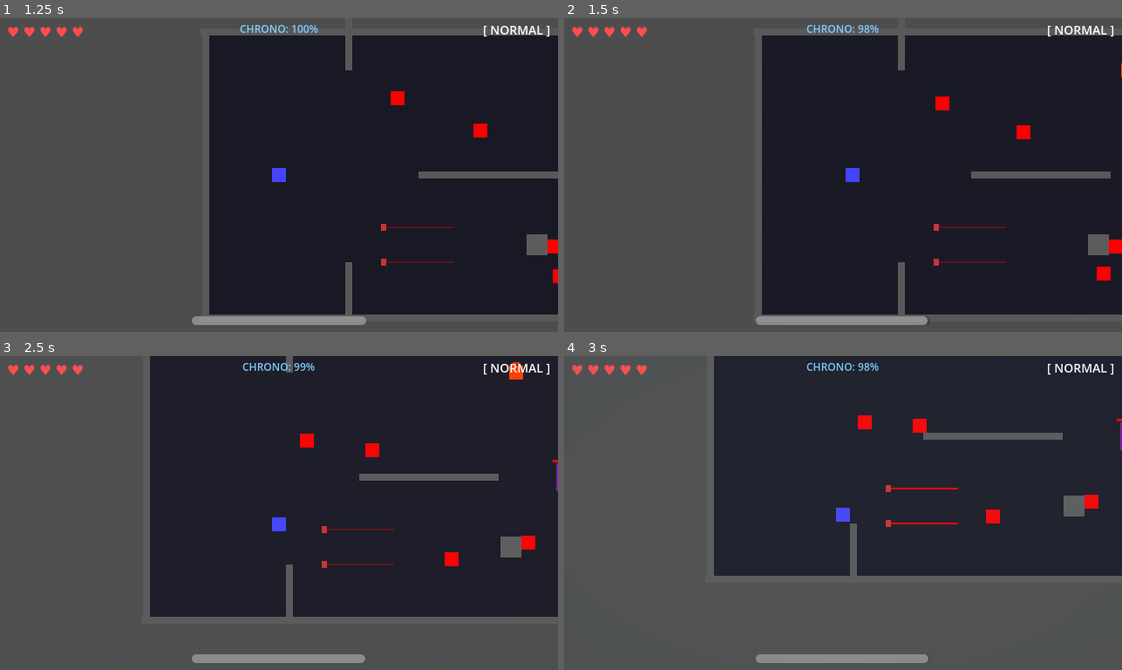
Above: before the commit, frames 1-4 (two rows, left to right).
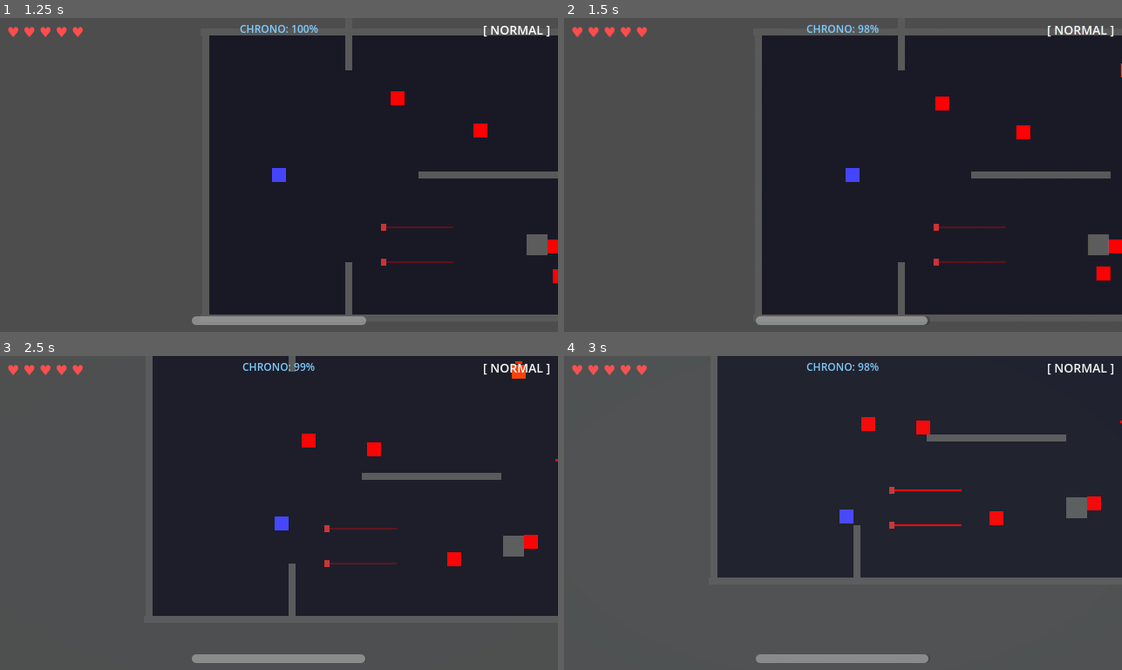
Above: after the commit, the same moments.

Repository: scarf-y/Polychron
Game: Godot game, scene res://scenes/ui/main_menu.tscn
The game is run twice, just before and just after one commit, with the same random seed, the same clock (stepped at 60 frames per second) and the same inputs.
Inputs (mouse positions are in pixels of both pictures, inside the frame that each line leads up to):
- Up to frame 1 (1.25 s): click "ENTER THE FACILITY" at 0.5 s
- Up to frame 2 (1.5 s): move the mouse to (965, 159) at 1.27 s; hold D (move_right) from 1.28 s (still down); tap E (time_erase) at 1.35 s
- Up to frame 3 (2.5 s): tap Shift (time_slow) at 1.55, 2.1 s; move the mouse to (167, 528) at 2.02 s; release D (move_right) at 2.03 s; hold S (move_down) from 2.03 s (still down); tap Space (time_stop) at 2.3 s
- Up to frame 4 (3 s): move the mouse to (898, 443) at 2.77 s; release S (move_down) at 2.78 s; hold D (move_right) from 2.78 s (still down); tap Space (time_stop) at 2.85 s

Frame 1 is identical in both runs. In frame 2, 0.2% of the frame differs, in the area x 1-100%, y 1-84%; in frame 3, 1.5%; in frame 4, 2.1%, in the area x 26-100%, y 0-71%.

Commit message:
fix: register GameJuice as an autoload in project.godot

Diff:
--- /dev/null
+++ b/assets/shaders/chromatic_aberration.gdshader
@@ -0,0 +1,37 @@
+shader_type canvas_item;
+
+// Chromatic Aberration — separates R/B channels at screen edges.
+// Makes the world look "broken" during Time Erase.
+
+uniform sampler2D screen_texture : hint_screen_texture, filter_linear_mipmap;
+uniform float intensity : hint_range(0.0, 1.0) = 0.0;
+uniform float aberration_amount : hint_range(0.0, 0.02) = 0.008;
+uniform float time_val : hint_range(0.0, 1000.0) = 0.0;
+
+void fragment() {
+    vec2 uv = SCREEN_UV;
+
+    // Distance from center — aberration is stronger at edges
+    float dist_from_center = length(uv - vec2(0.5)) * 2.0;
+    float edge_factor = smoothstep(0.2, 1.0, dist_from_center);
+
+    // Animate the aberration slightly
+    float animated_amount = aberration_amount * (1.0 + sin(time_val * 3.0) * 0.3);
+    float offset = animated_amount * edge_factor * intensity;
+
+    // Direction of aberration (radial from center)
+    vec2 dir = normalize(uv - vec2(0.5));
+
+    // Sample each channel with offset
+    float r = textureLod(screen_texture, uv + dir * offset, 0.0).r;
+    float g = textureLod(screen_texture, uv, 0.0).g;
+    float b = textureLod(screen_texture, uv - dir * offset, 0.0).b;
+
+    vec3 final_color = vec3(r, g, b);
+
+    // Slight static noise for "broken" feel
+    float noise = fract(sin(dot(uv * time_val, vec2(12.9898, 78.233))) * 43758.5453);
+    final_color += vec3(noise * 0.03) * intensity;
+
+    COLOR = vec4(final_color, intensity * 0.95);
+}
--- a/project.godot
+++ b/project.godot
@@ -18,6 +18,7 @@
 [autoload]
 
 TimeManager="*res://scripts/time_manager.gd"
+GameJuice="*res://scripts/game_juice.gd"
 
 [display]
 
--- a/scenes/effects/time_effect.tscn
+++ b/scenes/effects/time_effect.tscn
@@ -1,9 +1,10 @@
-[gd_scene load_steps=8 format=3]
+[gd_scene format=3 uid="uid://j4yeg2dwgw8m"]
 
-[ext_resource type="Script" path="res://scripts/time_effect.gd" id="1_script"]
-[ext_resource type="Shader" path="res://assets/shaders/time_stop_inversion.gdshader" id="2_stop_shader"]
-[ext_resource type="Shader" path="res://assets/shaders/time_slow_tint.gdshader" id="3_slow_shader"]
-[ext_resource type="Shader" path="res://assets/shaders/time_erase_ghost.gdshader" id="4_erase_shader"]
+[ext_resource type="Script" uid="uid://c7lu1rwhiod6k" path="res://scripts/time_effect.gd" id="1_script"]
+[ext_resource type="Shader" uid="uid://dfkn0vsdcotgk" path="res://assets/shaders/time_stop_inversion.gdshader" id="2_stop_shader"]
+[ext_resource type="Shader" uid="uid://bkqjruasrurpc" path="res://assets/shaders/time_slow_tint.gdshader" id="3_slow_shader"]
+[ext_resource type="Shader" uid="uid://bdtbrr6yr5317" path="res://assets/shaders/time_erase_ghost.gdshader" id="4_erase_shader"]
+[ext_resource type="Shader" path="res://assets/shaders/chromatic_aberration.gdshader" id="5_chromatic_shader"]
 
 [sub_resource type="ShaderMaterial" id="stop_mat"]
 shader = ExtResource("2_stop_shader")
@@ -20,11 +21,17 @@
 shader_parameter/intensity = 0.0
 shader_parameter/time_val = 0.0
 
-[node name="TimeEffect" type="CanvasLayer"]
+[sub_resource type="ShaderMaterial" id="chromatic_mat"]
+shader = ExtResource("5_chromatic_shader")
+shader_parameter/intensity = 0.0
+shader_parameter/aberration_amount = 0.008
+shader_parameter/time_val = 0.0
+
+[node name="TimeEffect" type="CanvasLayer" unique_id=1049450155]
 layer = 100
 script = ExtResource("1_script")
 
-[node name="StopEffect" type="ColorRect" parent="."]
+[node name="StopEffect" type="ColorRect" parent="." unique_id=214111415]
 visible = false
 material = SubResource("stop_mat")
 anchors_preset = 15
@@ -34,7 +41,7 @@
 grow_vertical = 2
 mouse_filter = 2
 
-[node name="SlowEffect" type="ColorRect" parent="."]
+[node name="SlowEffect" type="ColorRect" parent="." unique_id=969582911]
 visible = false
 material = SubResource("slow_mat")
 anchors_preset = 15
@@ -44,7 +51,7 @@
 grow_vertical = 2
 mouse_filter = 2
 
-[node name="EraseEffect" type="ColorRect" parent="."]
+[node name="EraseEffect" type="ColorRect" parent="." unique_id=1632147955]
 visible = false
 material = SubResource("erase_mat")
 anchors_preset = 15
@@ -53,3 +60,13 @@
 grow_horizontal = 2
 grow_vertical = 2
 mouse_filter = 2
+
+[node name="ChromaticEffect" type="ColorRect" parent="."]
+visible = false
+material = SubResource("chromatic_mat")
+anchors_preset = 15
+anchor_right = 1.0
+anchor_bottom = 1.0
+grow_horizontal = 2
+grow_vertical = 2
+mouse_filter = 2
--- a/scripts/bullet.gd
+++ b/scripts/bullet.gd
@@ -66,10 +66,12 @@
 	if body.is_in_group("player") and is_enemy_bullet:
 		if body.has_method("take_damage"):
 			body.take_damage(1)
+		GameJuice.screen_shake(3.0, 1.2)
 		queue_free()
 	elif body.is_in_group("enemies") and not is_enemy_bullet:
 		if body.has_method("take_damage"):
 			body.take_damage(1)
+		GameJuice.hit_impact()  # Hitstop + shake on every hit
 		queue_free()
 	else:
 		# Hit a wall or environment
--- /dev/null
+++ b/scripts/game_juice.gd
@@ -0,0 +1,112 @@
+extends Node
+
+## GameJuice — Global VFX utility for hitstop and screen shake.
+## Autoloaded as "GameJuice".
+
+# --- Hitstop ---
+var _hitstop_active: bool = false
+var _saved_time_scale: float = 1.0
+
+# --- Screen Shake ---
+var _shake_camera: Camera2D = null
+var _shake_intensity: float = 0.0
+var _shake_decay: float = 8.0
+var _shake_offset: Vector2 = Vector2.ZERO
+
+func _process(delta: float) -> void:
+	_process_shake(delta)
+
+# =========================
+# HITSTOP
+# =========================
+## Brief time freeze that makes hits feel heavy.
+## duration_real = actual real-world seconds (not affected by time_scale)
+func hitstop(duration_real: float = 0.08, freeze_scale: float = 0.05) -> void:
+	if _hitstop_active:
+		return  # Don't stack hitstops
+
+	_hitstop_active = true
+	_saved_time_scale = Engine.time_scale
+	Engine.time_scale = freeze_scale
+
+	# Wait in real time (not game time)
+	await get_tree().create_timer(duration_real * freeze_scale).timeout
+
+	# Restore previous time scale (respect TimeManager state)
+	Engine.time_scale = _saved_time_scale
+	_hitstop_active = false
+
+	# Re-sync with TimeManager in case state changed during hitstop
+	match TimeManager.current_state:
+		TimeManager.TimeState.NORMAL:
+			Engine.time_scale = 1.0
+		TimeManager.TimeState.STOPPED:
+			Engine.time_scale = 1.0
+		TimeManager.TimeState.SLOWED:
+			Engine.time_scale = 0.2
+		TimeManager.TimeState.ERASED:
+			Engine.time_scale = 1.0
+
+# =========================
+# SCREEN SHAKE
+# =========================
+## Shake the active camera. Higher intensity = bigger shake.
+## x_bias makes horizontal shake stronger for cinematic feel.
+func screen_shake(intensity: float = 4.0, x_bias: float = 1.5) -> void:
+	_shake_intensity = intensity
+
+	# Find the active camera
+	var viewport := get_viewport()
+	if viewport:
+		_shake_camera = viewport.get_camera_2d()
+
+	# Apply x_bias by storing it for the shake calculation
+	if _shake_camera:
+		_shake_camera.set_meta("x_bias", x_bias)
+
+func _process_shake(delta: float) -> void:
+	if not _shake_camera or _shake_intensity <= 0.01:
+		if _shake_camera:
+			_shake_camera.offset = Vector2.ZERO
+		return
+
+	var x_bias: float = 1.5
+	if _shake_camera.has_meta("x_bias"):
+		x_bias = _shake_camera.get_meta("x_bias")
+
+	# Random shake with x-axis bias
+	_shake_offset = Vector2(
+		randf_range(-_shake_intensity, _shake_intensity) * x_bias,
+		randf_range(-_shake_intensity, _shake_intensity)
+	)
+
+	_shake_camera.offset = _shake_offset
+
+	# Decay the shake
+	_shake_intensity = lerpf(_shake_intensity, 0.0, delta * _shake_decay)
+
+	if _shake_intensity < 0.1:
+		_shake_intensity = 0.0
+		_shake_camera.offset = Vector2.ZERO
+
+# =========================
+# CONVENIENCE COMBOS
+# =========================
+## Hit impact: hitstop + small shake. Call when a bullet hits an enemy.
+func hit_impact() -> void:
+	hitstop(0.08, 0.05)
+	screen_shake(3.0, 1.5)
+
+## Big impact: longer hitstop + heavy shake. Call on boss hits or explosions.
+func big_impact() -> void:
+	hitstop(0.12, 0.02)
+	screen_shake(6.0, 2.0)
+
+## Time stop activation: dramatic shake.
+func time_stop_impact() -> void:
+	screen_shake(5.0, 1.8)
+
+## Death impact: maximum drama.
+func death_impact() -> void:
+	hitstop(0.15, 0.01)
+	screen_shake(8.0, 2.0)
--- a/scripts/player.gd
+++ b/scripts/player.gd
@@ -55,6 +55,7 @@
 	if Input.is_action_just_pressed("time_stop") and TimeManager.can_use_ability():
 		_active_ability = TimeManager.TimeState.STOPPED
 		TimeManager.change_time_state(TimeManager.TimeState.STOPPED)
+		GameJuice.time_stop_impact()  # Screen shake on activation
 		modulate = Color.CYAN
 	elif Input.is_action_just_released("time_stop") and _active_ability == TimeManager.TimeState.STOPPED:
 		_return_to_normal()
--- a/scripts/stalker_enemy.gd
+++ b/scripts/stalker_enemy.gd
@@ -75,5 +75,6 @@
 
 func _die() -> void:
 	is_dead = true
+	GameJuice.big_impact()
 	enemy_died.emit(self)
 	queue_free()
--- a/scripts/time_effect.gd
+++ b/scripts/time_effect.gd
@@ -6,6 +6,7 @@
 @onready var stop_rect: ColorRect = $StopEffect
 @onready var slow_rect: ColorRect = $SlowEffect
 @onready var erase_rect: ColorRect = $EraseEffect
+@onready var chromatic_rect: ColorRect = $ChromaticEffect
 
 var _transition_speed: float = 6.0
 var _target_stop_intensity: float = 0.0
@@ -21,6 +22,7 @@
 	_set_intensity(stop_rect, 0.0)
 	_set_intensity(slow_rect, 0.0)
 	_set_intensity(erase_rect, 0.0)
+	_set_intensity(chromatic_rect, 0.0)
 
 func _process(delta: float) -> void:
 	_time_accumulator += delta
@@ -29,12 +31,15 @@
 	_lerp_effect(stop_rect, _target_stop_intensity, delta)
 	_lerp_effect(slow_rect, _target_slow_intensity, delta)
 	_lerp_effect(erase_rect, _target_erase_intensity, delta)
+	_lerp_effect(chromatic_rect, _target_erase_intensity, delta)
 
 	# Update time uniforms for animated shaders
 	if slow_rect and slow_rect.material:
 		(slow_rect.material as ShaderMaterial).set_shader_parameter("time_val", _time_accumulator)
 	if erase_rect and erase_rect.material:
 		(erase_rect.material as ShaderMaterial).set_shader_parameter("time_val", _time_accumulator)
+	if chromatic_rect and chromatic_rect.material:
+		(chromatic_rect.material as ShaderMaterial).set_shader_parameter("time_val", _time_accumulator)
 
 func _on_time_state_changed(new_state: TimeManager.TimeState) -> void:
 	# Reset all
--- a/scripts/time_warden.gd
+++ b/scripts/time_warden.gd
@@ -187,6 +187,7 @@
 
 func _die() -> void:
 	is_dead = true
+	GameJuice.death_impact()
 	enemy_died.emit(self)
 	# Boss death is dramatic — pause briefly
 	Engine.time_scale = 0.1
Not shown, added: assets/shaders/chromatic_aberration.gdshader.uid
Not shown, added: scripts/game_juice.gd.uid
